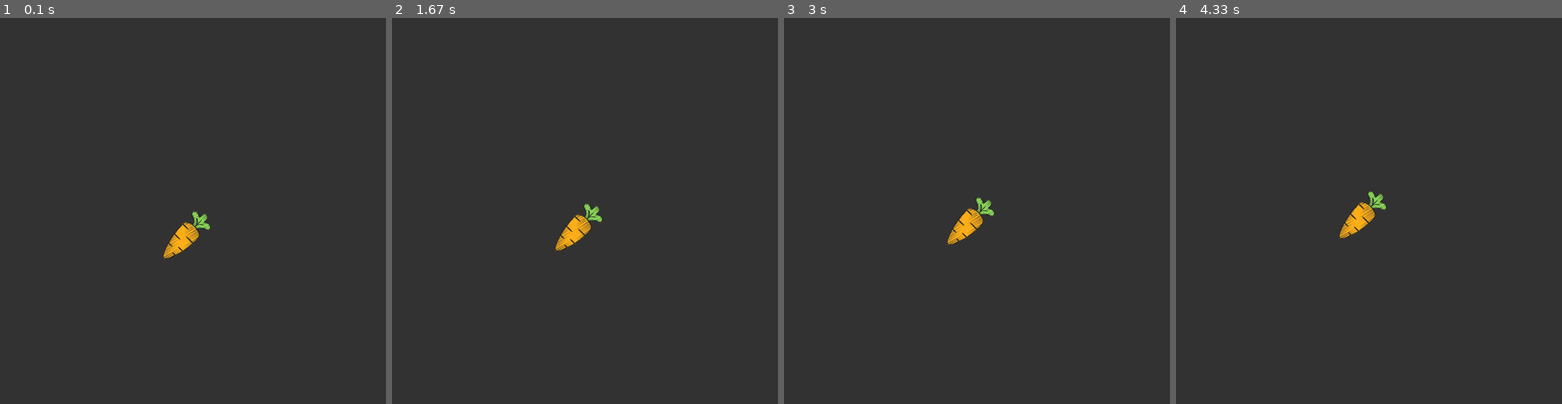
Above: before the commit, frames 1-4 (left to right).
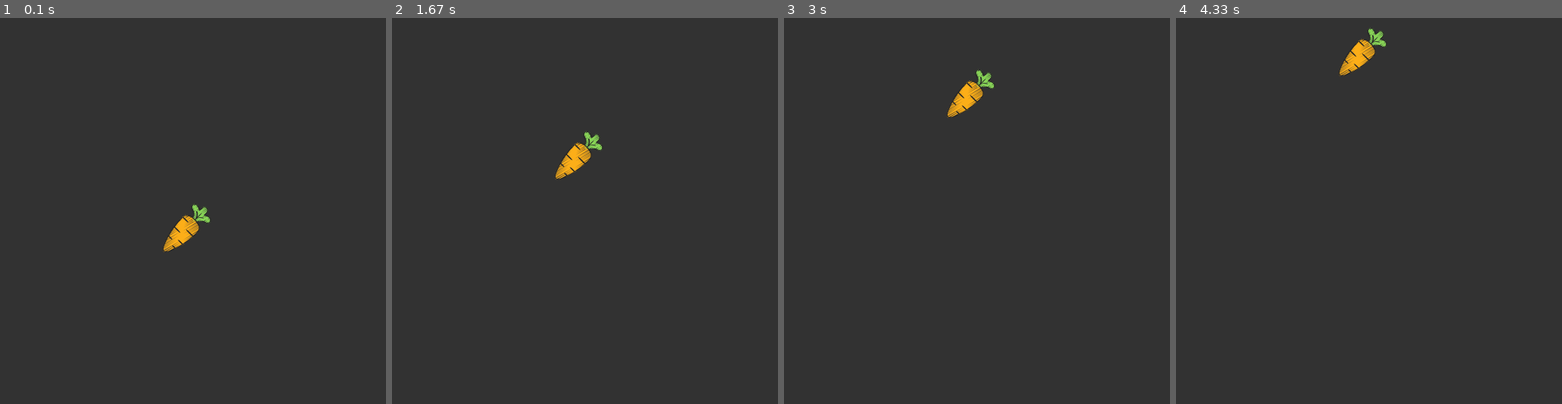
Above: after the commit, the same moments.

Repository: ViceRabbit/PyGameTesting
Game: pygame game, started from main.py
Two runs of this game, one before a commit and one after it. Both use one fixed random seed, a clock stepped at 60 frames per second and the inputs below.
Inputs:
- Up to frame 1 (0.1 s): no input
- Up to frame 2 (1.67 s): hold Left 0.33-0.87 s
- Up to frame 3 (3 s): no input
- Up to frame 4 (4.33 s): no input

The runs differ from the first frame. In frame 1, 0.6% of the frame differs, in the area x 42-55%, y 48-63%; in frame 2, 1.1%, in the area x 42-55%, y 29-61%; in frame 3, 1.1%; in frame 4, 1.1%.

Commit message:
i was bored so i made a key event and made carrot faster - Replit

Diff:
--- a/main.py
+++ b/main.py
@@ -27,9 +27,9 @@
 inverse = True
 while active:
   if inverse:
-    playerY -= 0.1
+    playerY -= 1
   else:
-    playerY += 0.1
+    playerY += 1
   if playerY > 430 or playerY < 0:
     inverse = not inverse
   gameScreen.fill((50, 50, 50)) # background fill, ensure its in a tuple: .fill((R, G, B))
@@ -38,6 +38,9 @@
     if event.type == pygame.QUIT: # so basically pygame.QUIT is the closing window event thing and we chec
       print('Active went false! Code should be terminated')
       active = False # window should be closed as well as the code
+    if event.type == pygame.KEYDOWN:
+      if event.key == pygame.K_LEFT:
+        print('u pressed the funny left key')
 
   # also gameScreen.fill can be above for event, to prevent any miss-conceptions!
 
